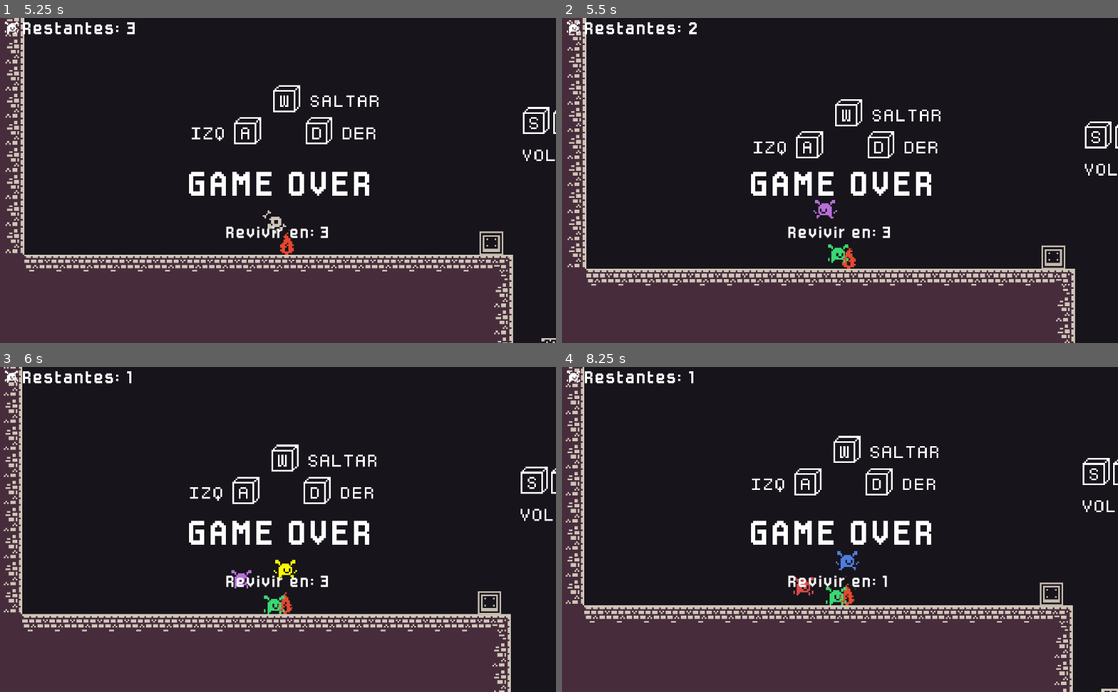
Above: before the commit, frames 1-4 (two rows, left to right).
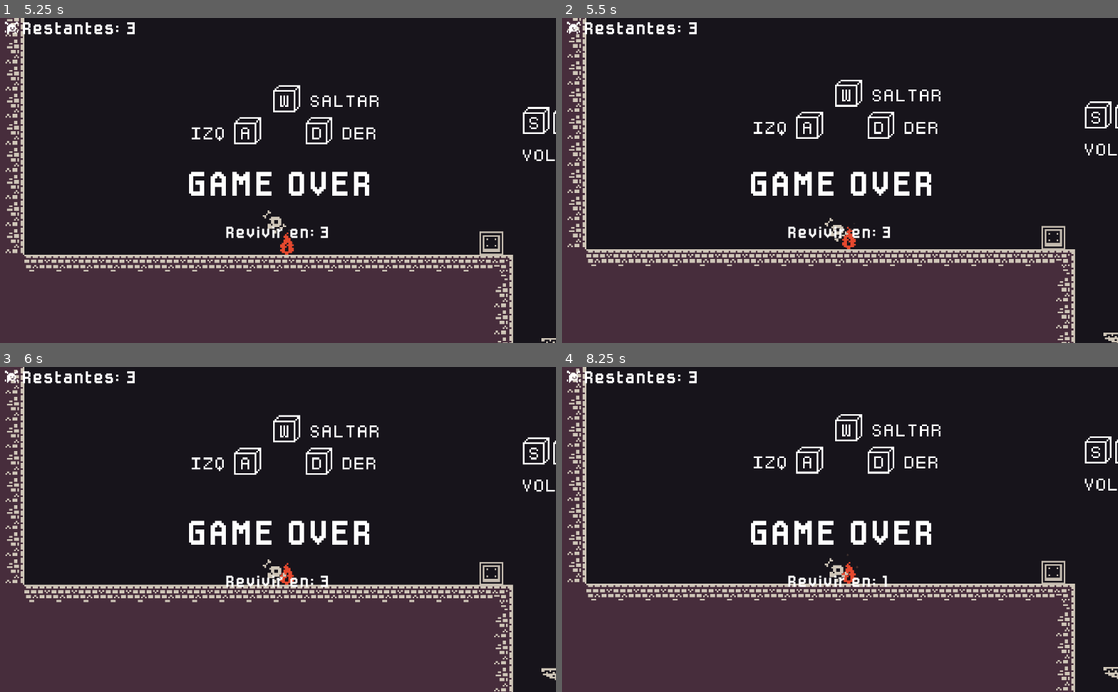
Above: after the commit, the same moments.

Repository: mendezigna/klaus-mision-rescate
Game: Godot game, scene res://Main/Main.tscn
Two runs of this game, one before a commit and one after it. Both use one fixed random seed, a clock stepped at 60 frames per second and the inputs below.
Inputs:
- Up to frame 1 (5.25 s): click "JUGAR" at 0.5 s; hold Right (ui_right) 1.28-2.78 s; tap E (clonar) at 1.35, 3.05, 3.6 s; tap Up (ui_up) at 1.52, 2.27, 3.77, 4.52 s; tap Shift (interactuar) at 1.55, 2.1, 3.8, 4.35 s; tap R (reiniciar_clones) at 2.3, 2.85, 4.55, 5.1 s; hold Left (ui_left) 2.78-3.53 s; hold Right (ui_right) 3.53-5.03 s; hold Left (ui_left) from 5.03 s (still down)
- Up to frame 2 (5.5 s): keep holding Left (ui_left); tap Up (ui_up) at 5.27 s; tap E (clonar) at 5.3 s
- Up to frame 3 (6 s): release Left (ui_left) at 5.78 s; hold Right (ui_right) from 5.78 s (still down); tap E (clonar) at 5.85 s
- Up to frame 4 (8.25 s): tap Shift (interactuar) at 6.05, 6.6 s; release Right (ui_right) at 6.53 s; hold Left (ui_left) 6.53-8.03 s; tap Up (ui_up) at 6.77, 7.52 s; tap R (reiniciar_clones) at 6.8, 7.35 s; tap E (clonar) at 7.55, 8.1 s; hold Right (ui_right) from 8.03 s (still down)

Frame 1 is identical in both runs. In frame 2, 12% of the frame differs, in the area x 1-100%, y 0-100%; in frame 3, 15%, in the area x 0-100%, y 0-100%; in frame 4, 13%.

Commit message:
arreglo de bug

Diff:
--- a/Player/Player.gd
+++ b/Player/Player.gd
@@ -124,17 +124,17 @@
 	if is_on_ceiling():
 		velocity.y = 0
 
+	if (estaVivo):
+		if Input.is_action_just_pressed("clonar") and clones.size() < cantLimite:
+			agregarClon()
 
-	if Input.is_action_just_pressed("clonar") and clones.size() < cantLimite:
-		agregarClon()
+		if Input.is_action_just_pressed("interactuar") and clones.size() > 0:
+			activar()
+			if new_clon != null:
+				new_clon.desactivar()
 
-	if Input.is_action_just_pressed("interactuar") and clones.size() > 0:
-		activar()
-		if new_clon != null:
-			new_clon.desactivar()
-
-	if Input.is_action_just_pressed("reiniciar_clones") and clones.size() > 0:
-		remover_clones()
+		if Input.is_action_just_pressed("reiniciar_clones") and clones.size() > 0:
+			remover_clones()
 	interfaceTimer.text = "Revivir en: " + str((ceil(get_tree().get_nodes_in_group("time")[0].get_time_left())))
 
 
